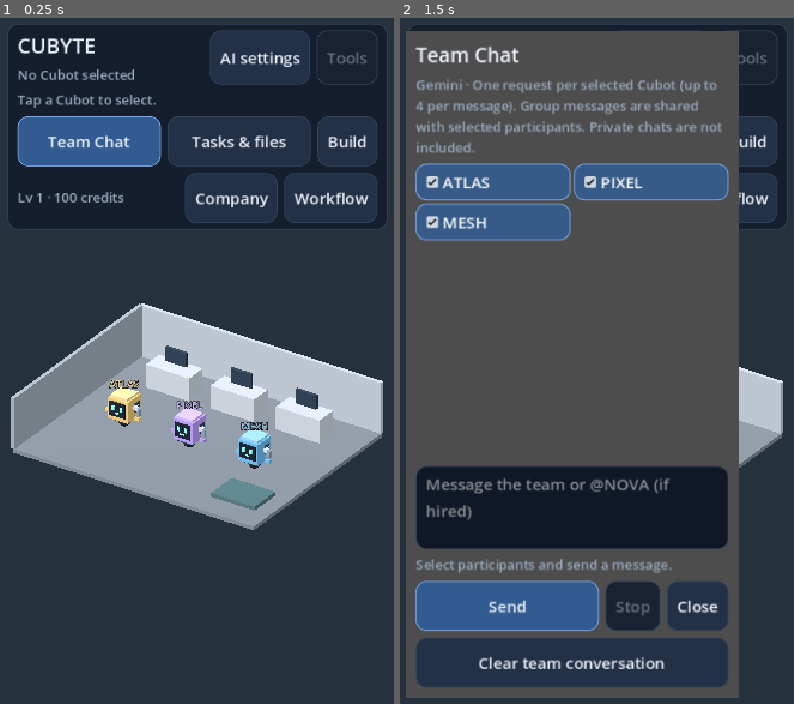
Above: before the commit, frames 1-2 (left to right).
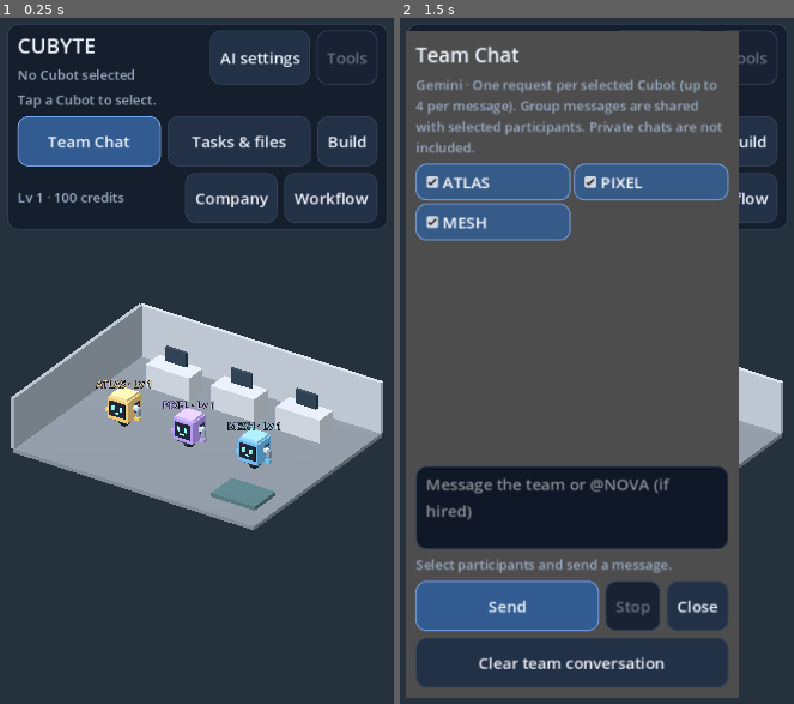
Above: after the commit, the same moments.

Repository: joparoxxx/VOXHAVEN
Game: Godot game, scene res://scenes/office.tscn
The game is run twice, just before and just after one commit, with the same random seed, the same clock (stepped at 60 frames per second) and the same inputs.
Inputs:
- Up to frame 1 (0.25 s): no input
- Up to frame 2 (1.5 s): click "Team Chat" at 0.5 s; click "Tasks & files" at 1.25 s

The runs differ from the first frame. In frame 1, 0.4% of the frame differs, in the area x 24-72%, y 52-61%; in frame 2, nothing differs.

Commit message:
feat(office): connect missions and equipped movement buffs to real task execution [skip ci]

Diff:
--- a/game/scenes/office.gd
+++ b/game/scenes/office.gd
@@ -16,6 +16,12 @@
 const CompanyHQ = preload("res://scenes/company_hq.gd")
 var company = Company.new()
 var company_hq: Window
+const Progression = preload("res://core/cubot_progression.gd")
+const MissionBoard = preload("res://scenes/mission_board.gd")
+var progression = Progression.new()
+var mission_board: Window
+var equipment_markers: Array[MeshInstance3D] = []
+var movement_bonus := 1.0
 const WorkflowBuilder = preload("res://scenes/workflow_builder.gd")
 var workflow_builder: Window
 var company_label: Label
@@ -116,6 +122,8 @@
 	_build_office()
 	_build_ui()
 	_init_audio()
+	for id in ROBOT_IDS:
+		_refresh_equipment(id)
 	Engine.max_fps = 30 if low_power else 60
 	engine.task_changed.connect(_on_task_changed)
 	if not engine.is_ready() or not roster.is_ready():
@@ -234,6 +242,9 @@
 	robot.add_child(roller)
 	wheels.append(roller)
 	robot_bodies.append(_box(robot, Vector3(0.82, 0.82, 0.82), Vector3(0, 0.79, 0), color))
+	var marker := _box(robot, Vector3(0.16, 0.12, 0.08), Vector3(0.28, 1.26, 0.28), Color("#f5d998"))
+	marker.hide()
+	equipment_markers.append(marker)
 	_box(robot, Vector3(0.7, 0.09, 0.7), Vector3(0, 1.245, 0), color.lightened(0.25))
 	_box(robot, Vector3(0.62, 0.10, 0.62), Vector3(0, 0.34, 0), Color("#263544"))
 	for side in [-1, 1]:
@@ -394,6 +405,11 @@
 	workflow_builder.connect("approved", _start_team_workflow)
 	_build_skill_dialog()
 	_build_robot_dialog()
+	mission_board = MissionBoard.new()
+	mission_board.hide()
+	add_child(mission_board)
+	mission_board.connect("mission_requested", _start_mission)
+	mission_board.connect("equipment_changed", _refresh_equipment)
 	_build_layout_dialog()
 	_select_cubot(-1)
 
@@ -510,6 +526,7 @@
 		status.text = "No clear route to workstation. Task remains queued."
 		workflow_queue.clear()
 		return
+	movement_bonus = progression.speed_multiplier(ROBOT_IDS[selected])
 	busy = true
 	face_states[selected] = "working"
 	progress_timer = 0.0
@@ -551,9 +568,9 @@
 	if not route.is_empty():
 		var waypoint: Vector3 = route[0]
 		var before := robot.position
-		robot.position = before.move_toward(waypoint, delta * 3.0)
+		robot.position = before.move_toward(waypoint, delta * 3.0 * movement_bonus)
 		if robot.position.distance_to(before) > 0.001:
-			wheels[selected].rotate_x(-delta * 8.0)
+			wheels[selected].rotate_x(-delta * 8.0 * movement_bonus)
 		if robot.position.distance_to(waypoint) < 0.01:
 			route.pop_front()
 		return
@@ -564,8 +581,15 @@
 		engine.run_task(current)
 		var completed: Dictionary = engine.get_task(current)
 		var succeeded: bool = completed.get("status") == "succeeded"
-		if succeeded and company.reward(completed):
-			_refresh_company_label()
+		if succeeded:
+			if company.reward(completed):
+				_refresh_company_label()
+			var earned: Dictionary = progression.reward(completed)
+			if not earned.is_empty():
+				_refresh_equipment(str(completed["robot_id"]))
+				status.text += "\n+" + str(earned["xp"]) + " XP · Lv " + str(earned["level"])
+				if not str(earned["equipment"]).is_empty():
+					status.text += " · Unlocked " + str(earned["equipment"])
 		_reset()
 		if succeeded and not workflow_queue.is_empty():
 			var next_id: String = workflow_queue.pop_front()
@@ -777,6 +801,7 @@
 	column.size_flags_horizontal = Control.SIZE_EXPAND_FILL
 	scroll.add_child(column)
 	column.add_child(UI.button("Close", robot_dialog.hide))
+	column.add_child(UI.button("Missions & equipment", _show_missions))
 	profile_label = Label.new()
 	profile_label.autowrap_mode = TextServer.AUTOWRAP_WORD_SMART
 	column.add_child(profile_label)
@@ -839,7 +864,7 @@
 	if profile.is_empty():
 		status.text = "Robot profile unavailable."
 		return
-	profile_label.text = id.to_upper() + " | " + str(profile["role"]) + " | " + str(profile["specialization"]) + "\nSkills: " + str(skills.inventory(id))
+	profile_label.text = id.to_upper() + " | " + str(profile["role"]) + " | " + str(profile["specialization"]) + "\nLevel " + str(progression.level(id)) + " · " + str(int(progression.snapshot(id).get("xp", 0))) + " XP\nSkills: " + str(skills.inventory(id))
 	personality_editor.text = profile["personality"]
 	memory_editor.text = profile["memory"]
 	allow_text.button_pressed = roster.can_use(id, "text")
@@ -1175,6 +1200,8 @@
 		build_dialog.hide()
 	elif skill_dialog.visible:
 		skill_dialog.hide()
+	elif is_instance_valid(mission_board) and mission_board.visible:
+		mission_board.hide()
 	elif robot_dialog.visible:
 		robot_dialog.hide()
 	elif tools_panel.visible:
@@ -1276,7 +1303,7 @@
 	ambient_wait = 4.0
 
 func _modal_open() -> bool:
-	for window in [ai_console, team_chat, workspace, build_dialog, robot_dialog, skill_dialog, company_hq, workflow_builder]:
+	for window in [ai_console, team_chat, workspace, build_dialog, robot_dialog, skill_dialog, company_hq, workflow_builder, mission_board]:
 		if is_instance_valid(window) and window.visible:
 			return true
 	return false
@@ -1407,3 +1434,29 @@
 		low_power = old
 		power_check.set_pressed_no_signal(old)
 	Engine.max_fps = 30 if low_power else 60
+
+func _show_missions() -> void:
+	if busy or selected < 0 or not roster.is_active(ROBOT_IDS[selected]):
+		return
+	robot_dialog.hide()
+	mission_board.call("show_for", ROBOT_IDS[selected], progression, roster)
+
+func _start_mission(robot_id: String, tool: String, payload: String) -> void:
+	if busy or not progression.ready or not roster.is_active(robot_id) or not roster.can_use(robot_id, tool):
+		return
+	var mission: Dictionary = progression.current_mission(robot_id)
+	if mission.get("tool") != tool:
+		return
+	_select_cubot(ROBOT_IDS.find(robot_id))
+	_queue(tool, payload)
+
+func _refresh_equipment(robot_id: String) -> void:
+	var i := ROBOT_IDS.find(robot_id)
+	if i < 0 or i >= equipment_markers.size():
+		return
+	var entry: Dictionary = progression.snapshot(robot_id)
+	var tier := int(entry.get("equipped", -1))
+	equipment_markers[i].visible = tier >= 0
+	if tier >= 0:
+		equipment_markers[i].material_override.albedo_color = [Color("#a8c4d8"), Color("#70d7b1"), Color("#f5d998")][tier]
+	cubot_labels[i].text = robot_id.to_upper() + " · Lv " + str(progression.level(robot_id))
